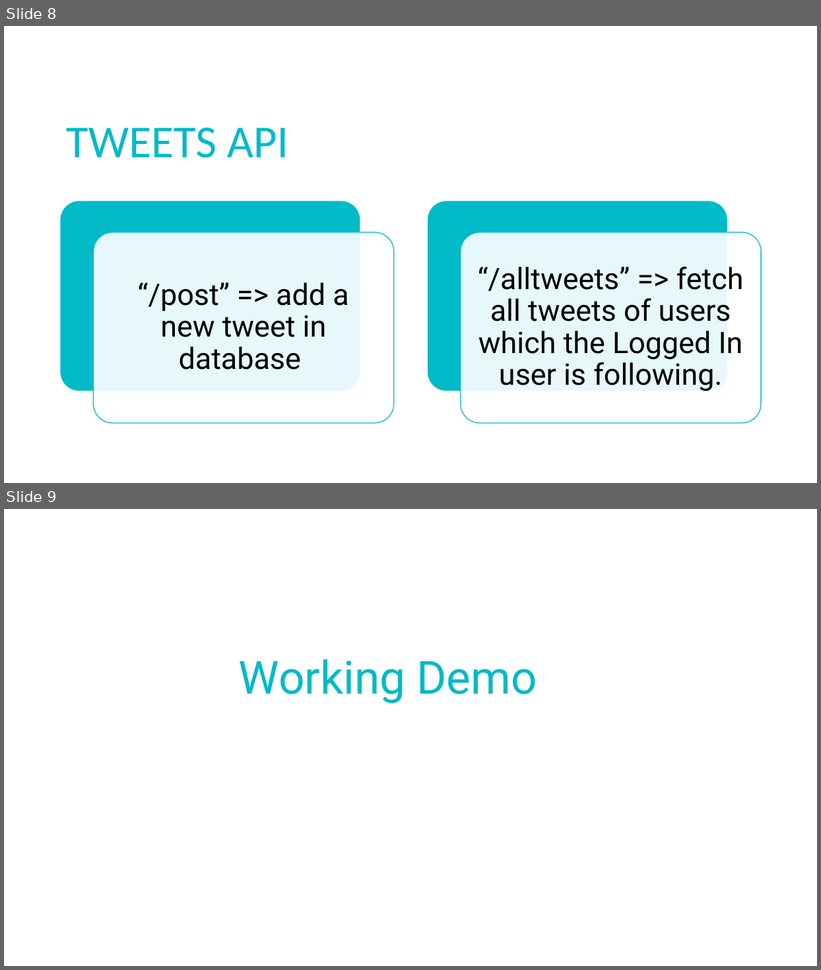
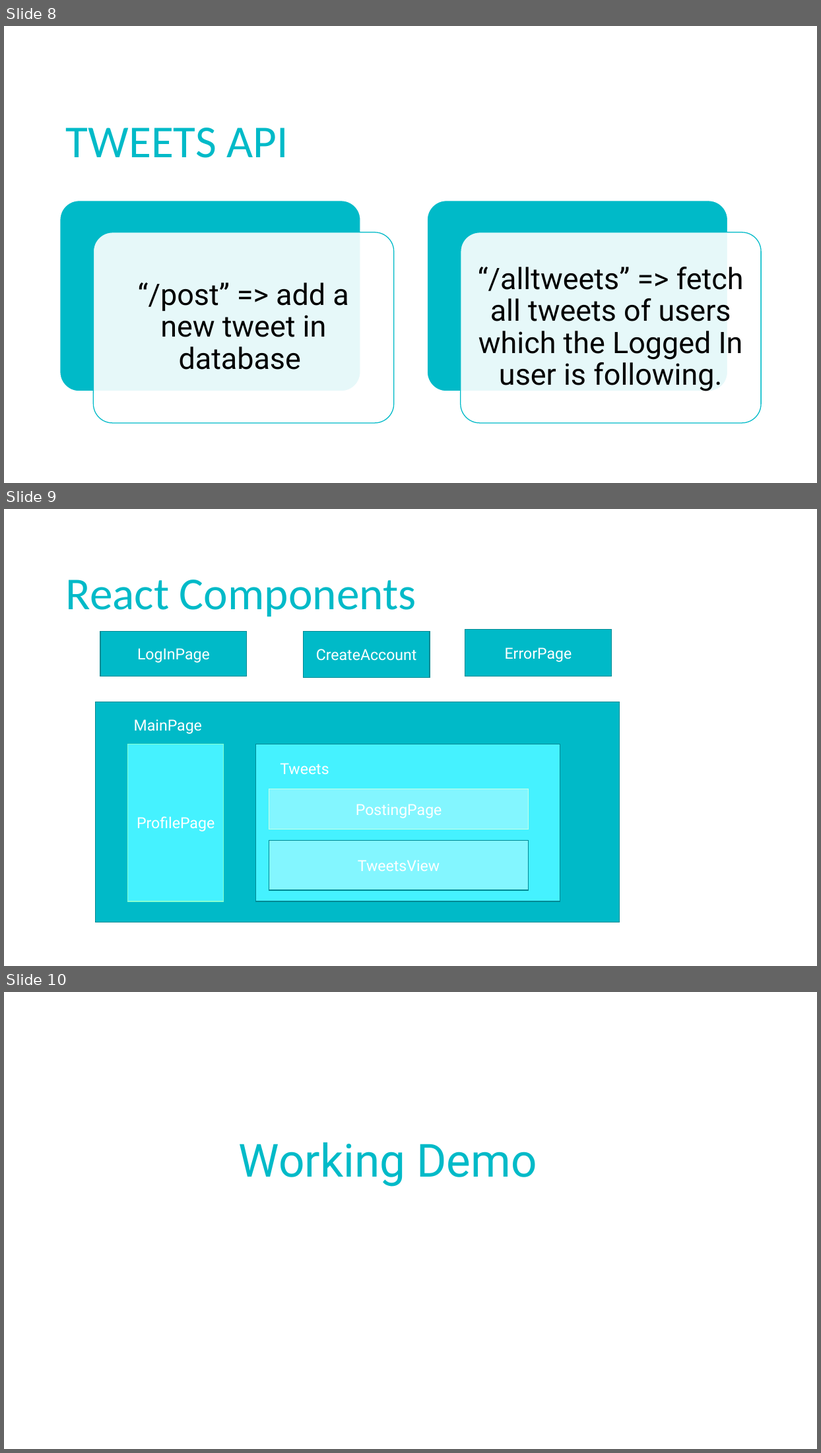
Before and after one commit to priyasingh123/twitter, a slide deck: Twitter Look Alike.pptx. Shown one above the other, each under a label of ours: slides 8 and 9 before the commit, slides 8, 9 and 10 after it. The pictures are 821x970 and 821x1453 pixels, drawn with LibreOffice and Linux fonts; fonts in the diff are those of the drawing. Boxes give left, top, right and bottom in pixels: in the first picture for what was removed or moved away, otherwise in the second. Text is boxed around its words. In the diff, an @@ line names an element or a change of style, - is before the commit and + after.

Commit message:
ppt uploaded

```diff
--- a/Twitter Look Alike.pptx
+++ b/Twitter Look Alike.pptx
@@ slide 9 added at bbox=[4, 509, 817, 966], background #FFFFFF @@
@@ title added at bbox=[66, 580, 416, 617], 54 pt, text gradient #00BAC8 to #203040 @@
+React Components
@@ rectangle added at bbox=[100, 632, 247, 676], fill #00BAC8, outline #008A94 1 pt, 18 pt, text #FFFFFF @@
+LogInPage
@@ rectangle added at bbox=[304, 632, 430, 678], fill #00BAC8, outline #008A94 1 pt, 18 pt, text #FFFFFF @@
+CreateAccount
@@ rectangle added at bbox=[465, 630, 612, 677], fill #00BAC8, outline #008A94 1 pt, 18 pt, text #FFFFFF @@
+ErrorPage
@@ rectangle added at bbox=[96, 702, 620, 923], fill #00BAC8, outline #008A94 1 pt, 18 pt, text #FFFFFF @@
+Main Page
@@ text added at bbox=[134, 720, 202, 734], 18 pt, text #FFFFFF @@
+MainPage
@@ rectangle added at bbox=[128, 745, 224, 902], fill #45F2FF, outline #87FFCF 1 pt, 18 pt, text #FFFFFF @@
+ProfilePage
@@ rectangle added at bbox=[256, 745, 560, 902], fill #45F2FF, outline #008A94 1 pt @@
@@ text added at bbox=[280, 763, 329, 774], 18 pt, text #FFFFFF @@
+Tweets
@@ rectangle added at bbox=[269, 789, 529, 829], fill #83F6FF, outline #C3FFE7 1 pt, 18 pt, text #FFFFFF @@
+PostingPage
@@ rectangle added at bbox=[269, 841, 529, 891], fill #83F6FF, outline #008A94 1 pt, 18 pt, text #FFFFFF @@
+TweetsView
@@ what was slide 9 is now slide 10 @@
```
